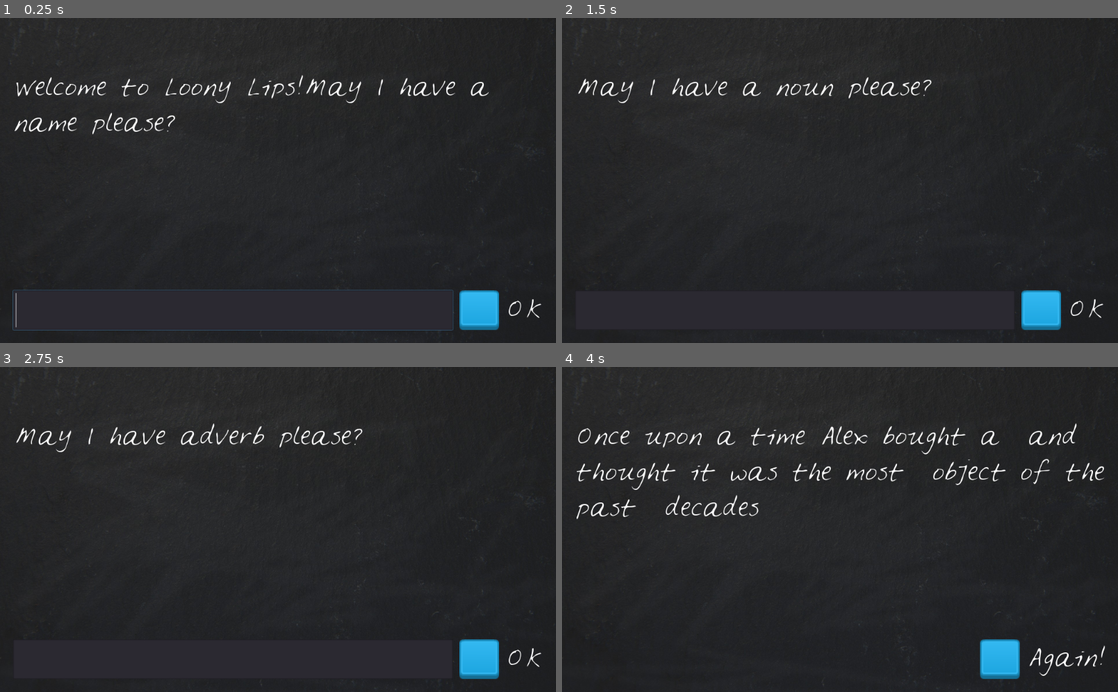
Above: before the commit, frames 1-4 (two rows, left to right).
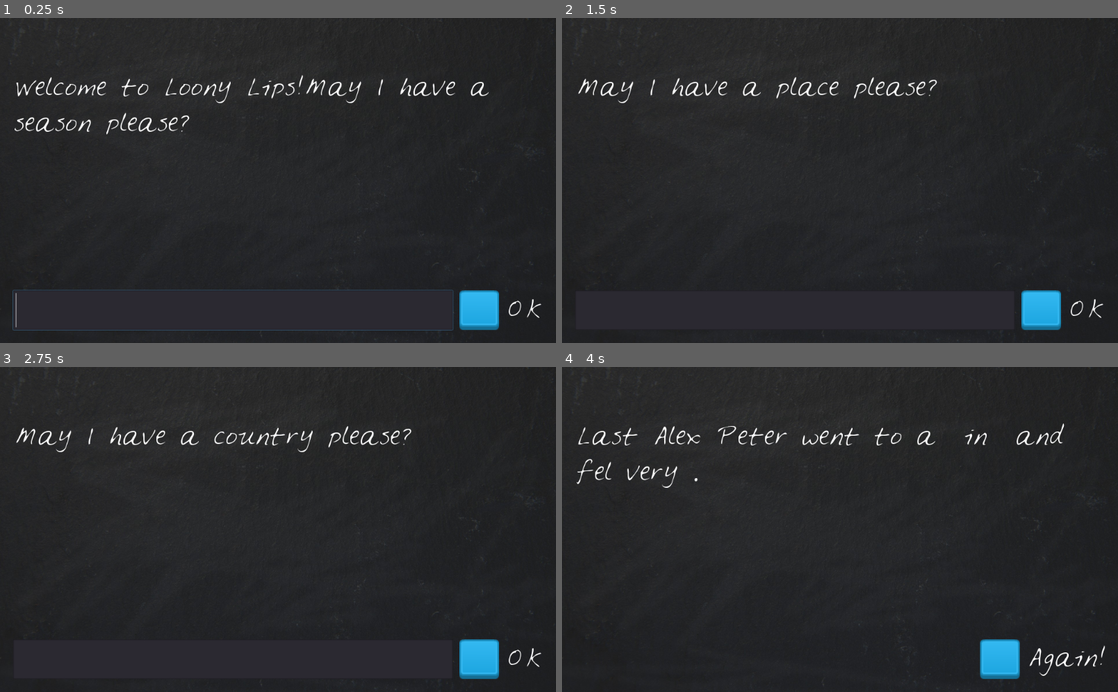
Above: after the commit, the same moments.

Repository: jruizluque/Godot2D_LoonyLips_3.1
Game: Godot game, scene res://LoonyLips.tscn
Two runs of this game, one before a commit and one after it. Both use one fixed random seed, a clock stepped at 60 frames per second and the inputs below.
Inputs (mouse positions are in pixels of both pictures, inside the frame that each line leads up to):
- Up to frame 1 (0.25 s): no input
- Up to frame 2 (1.5 s): click (795, 310) at 0.52 s; type "Alex" at 0.6 s; click (1040, 310) at 1.25 s
- Up to frame 3 (2.75 s): click (478, 659) at 2 s
- Up to frame 4 (4 s): click (1040, 659) at 2.75 s; tap Enter at 3.5 s

The runs differ from the first frame. In frame 1, 0.7% of the frame differs, in the area x 2-35%, y 29-36%; in frame 2, 0.6%; in frame 3, 0.7%; in frame 4, 3.2%, in the area x 2-98%, y 17-47%.

Commit message:
Dictionaries - Adding a Story Template

Diff:
--- a/LoonyLips.gd
+++ b/LoonyLips.gd
@@ -1,17 +1,32 @@
 extends Control
 
 var player_words = []
-var prompts = ["a name", "a noun", "adverb", "adjetive"]
-var story = "Once upon a time %s bought a %s and thought it was the most %s object of the past %s decades"
+var template = [
+	{
+		"prompts" : ["a name", "a noun", "adjetive", "adverb"],
+		"story" : "Once upon a time %s bought a new %s and thought it was the most %s and %s belonging he had."
+	},
+	{
+		"prompts": ["a season", "a place", "a country", "a feeling"],
+		"story" : "Last %s Peter went to a %s in %s and fel very %s."
+	}
+	]
+var current_story
 
 onready var PlayerText = $VBoxContainer/HBoxContainer/PlayerText
 onready var DisplayText = $VBoxContainer/DisplayText
 onready var ButtonText = $VBoxContainer/HBoxContainer/Label
 
 func _ready():
+	set_current_story()
 	DisplayText.text = "Welcome to Loony Lips!"
 	check_player_words_length()
 	PlayerText.grab_focus()
+
+
+func set_current_story():
+	randomize()
+	current_story = template[randi() % template.size()]
 
 
 func _on_PlayerText_text_entered(new_text):
@@ -33,7 +48,7 @@
 
 
 func is_story_done():
-	return player_words.size() == prompts.size()
+	return player_words.size() == current_story.prompts.size()
 
 
 func check_player_words_length():
@@ -44,11 +59,11 @@
 
 
 func tell_story():
-	DisplayText.text = story % player_words
+	DisplayText.text = current_story.story % player_words
 
 
 func prompt_player():
-	DisplayText.text += "May I have " + prompts[player_words.size()] + " please?"
+	DisplayText.text += "May I have " + current_story.prompts[player_words.size()] + " please?"
 
 
 func end_game():
